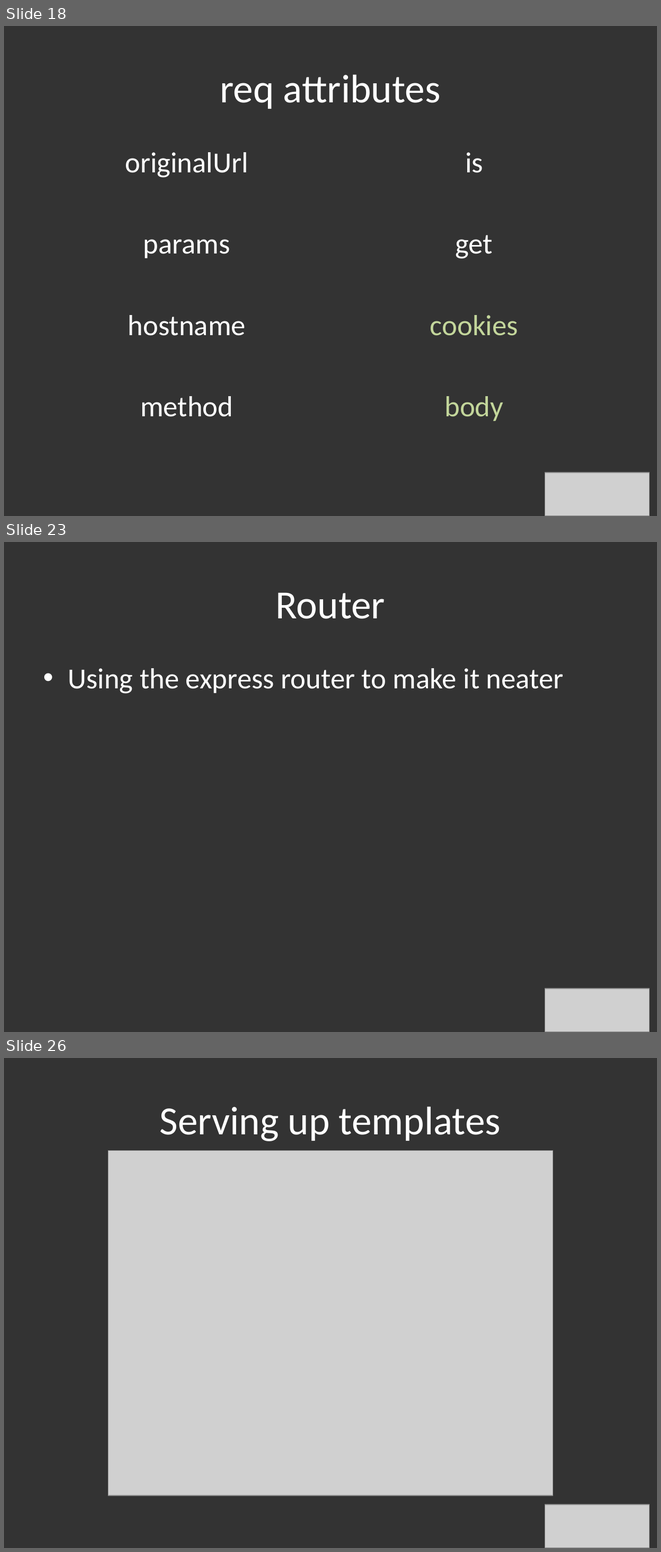
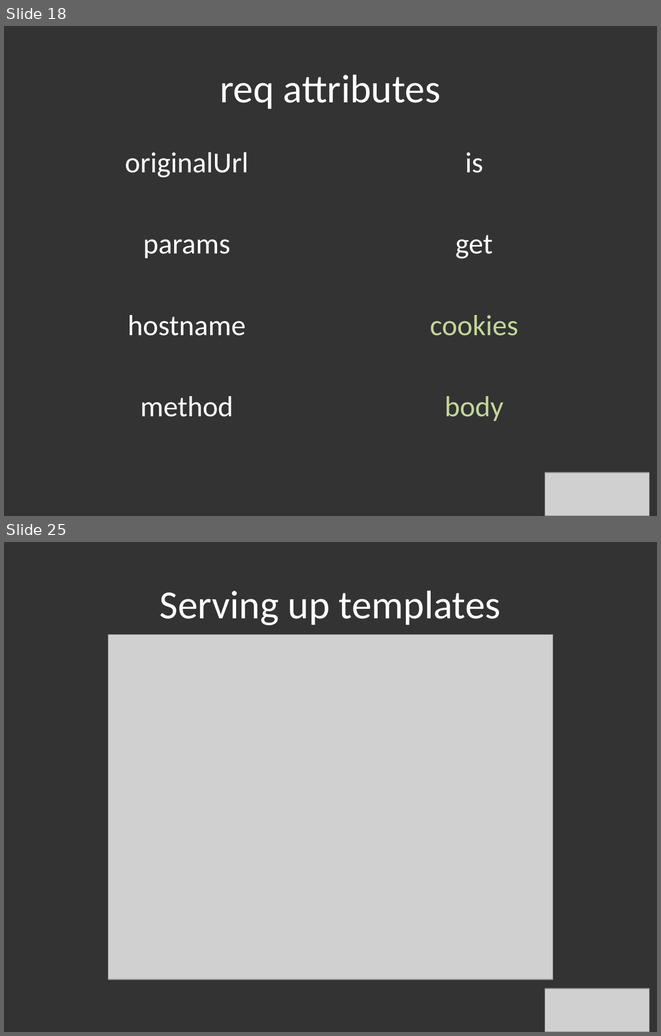
Before and after one commit to hlfshell/node.jSTL-Intro-Series---An-Introduction-to-Express, a slide deck: nodejs intro to express.pptx. Shown one above the other, each under a label of ours: slides 18, 23 and 26 before the commit, slides 18 and 25 after it; the slides between them are not shown. The pictures are 661x1552 and 661x1036 pixels, drawn with LibreOffice and Linux fonts; fonts in the diff are those of the drawing; grey boxes stand for pictures. Boxes give left, top, right and bottom in pixels: in the first picture for what was removed or moved away, otherwise in the second. Text is boxed around its words. In the diff, an @@ line names an element or a change of style, - is before the commit and + after.

```diff
--- a/nodejs intro to express.pptx
+++ b/nodejs intro to express.pptx
@@ slide 23 removed at <box>4,542,657,1032</box>, background #333333 @@
@@ title removed at <box>276,592,386,619</box> @@
-Router
@@ text removed at <box>68,668,564,694</box> @@
-• Using the express router to make it neater
@@ picture removed at <box>545,988,649,1032</box> @@
@@ what was slide 26 is now slide 25 @@
```
Also in this commit, not shown: 6 slides changed, 2 slides added, 3 other slides removed, 7 other files.
